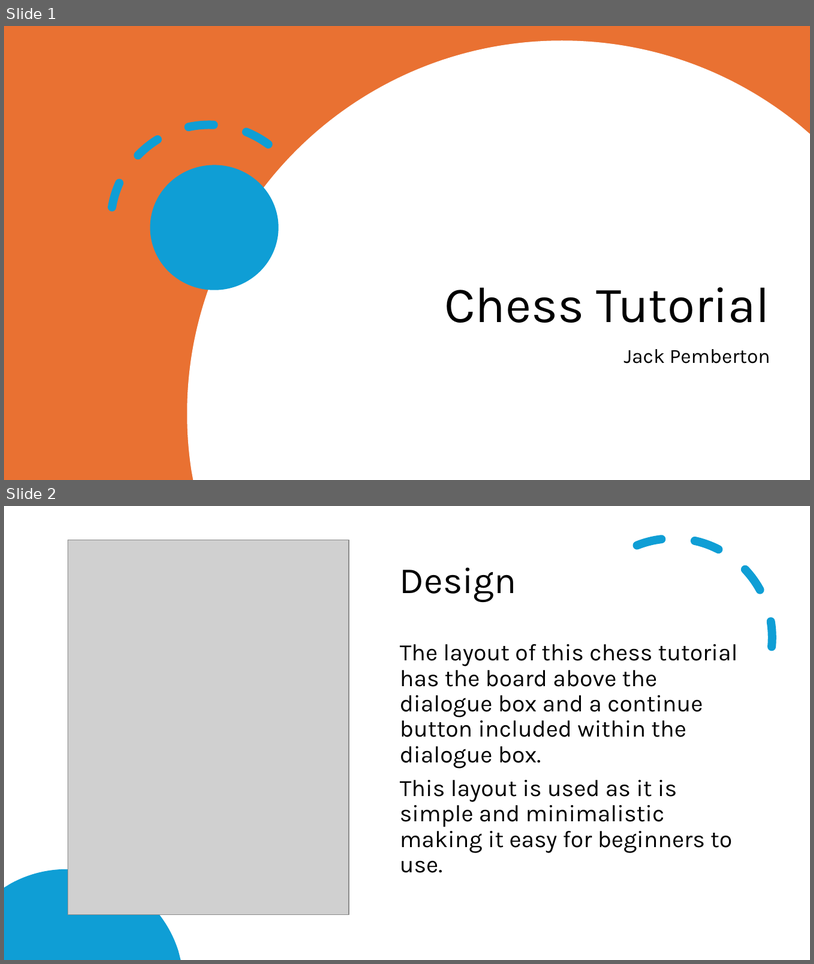
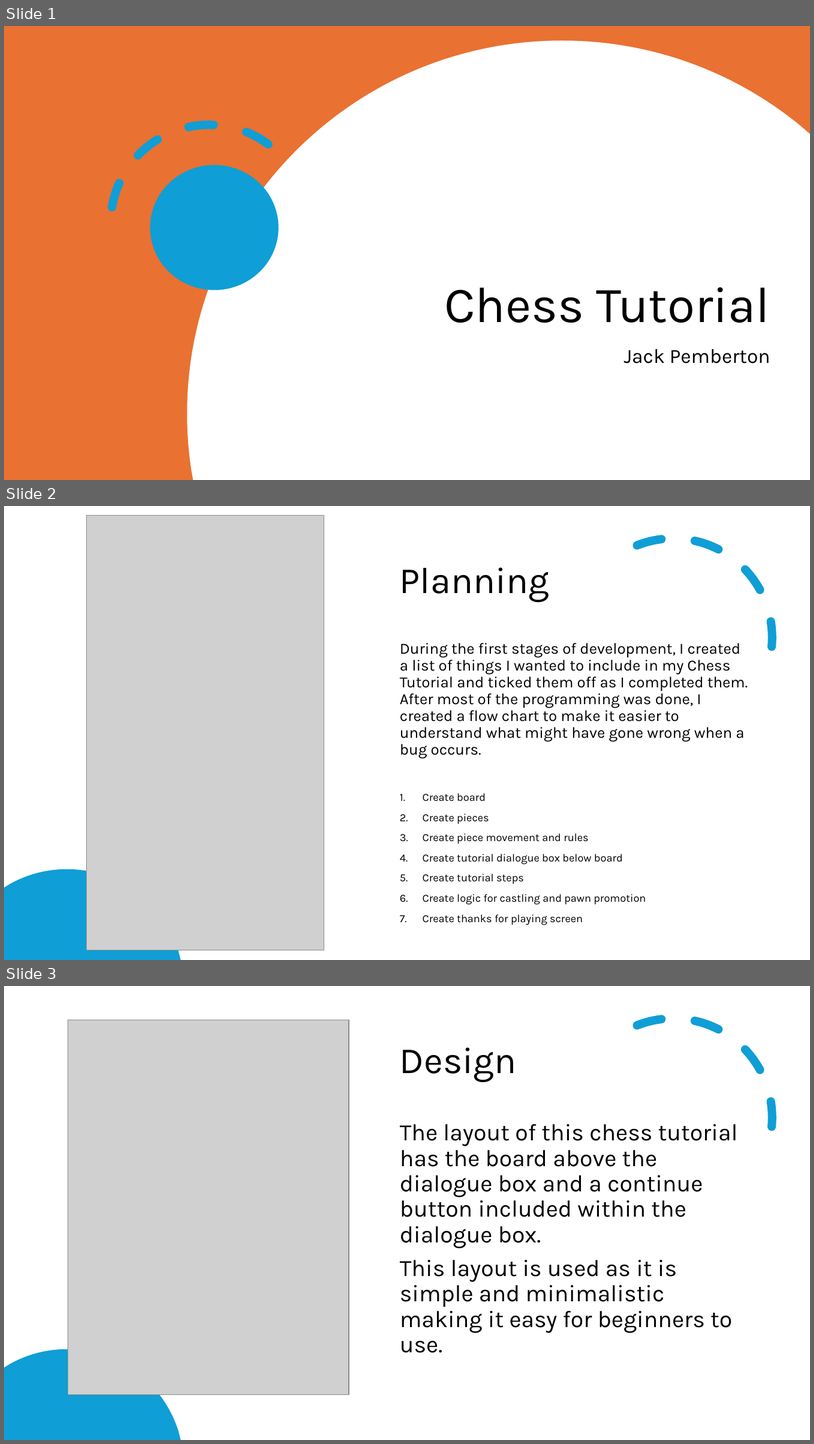
Before and after one commit to po1st/Chess_Tutorial_Tk, a slide deck: ChessTutorial.pptx. Shown one above the other, each under a label of ours: slides 1 and 2 before the commit, slides 1, 2 and 3 after it. The pictures are 814x964 and 814x1444 pixels, drawn with LibreOffice and Linux fonts; fonts in the diff are those of the drawing; grey boxes stand for pictures. Boxes give left, top, right and bottom in pixels: in the first picture for what was removed or moved away, otherwise in the second. Text is boxed around its words. In the diff, an @@ line names an element or a change of style, - is before the commit and + after.

```diff
--- a/ChessTutorial.pptx
+++ b/ChessTutorial.pptx
@@ slide 2 added at <box>4,506,810,960</box>, background #FFFFFF @@
@@ picture added at <box>86,516,324,950</box> @@
@@ arc (boxed as its full ellipse) added at <box>543,507,804,768</box>, outline #0F9ED5 10 pt dashed @@
@@ title added at <box>400,567,550,602</box>, 44 pt, text #000000 @@
+Planning
@@ text added at <box>400,643,748,922</box>, 18.5 pt, text #000000 @@
+During the first stages of development, I created a list of things I wanted to include in my Chess Tutorial and ticked them off as I completed them. After most of the programming was done, I created a flow chart to make it easier to understand what might have gone wrong when a bug occurs.
+1. Create board
+2. Create pieces
+3. Create piece movement and rules
+4. Create tutorial dialogue box below board
+5. Create tutorial steps
+6. Create logic for castling and pawn promotion
+7. Create thanks for playing screen
@@ freeform shape added at <box>4,869,180,960</box>, fill #0F9ED5 @@
@@ what was slide 2 is now slide 3 @@
```
Also in this commit, not shown: 1 other slide added, 2 other files.
